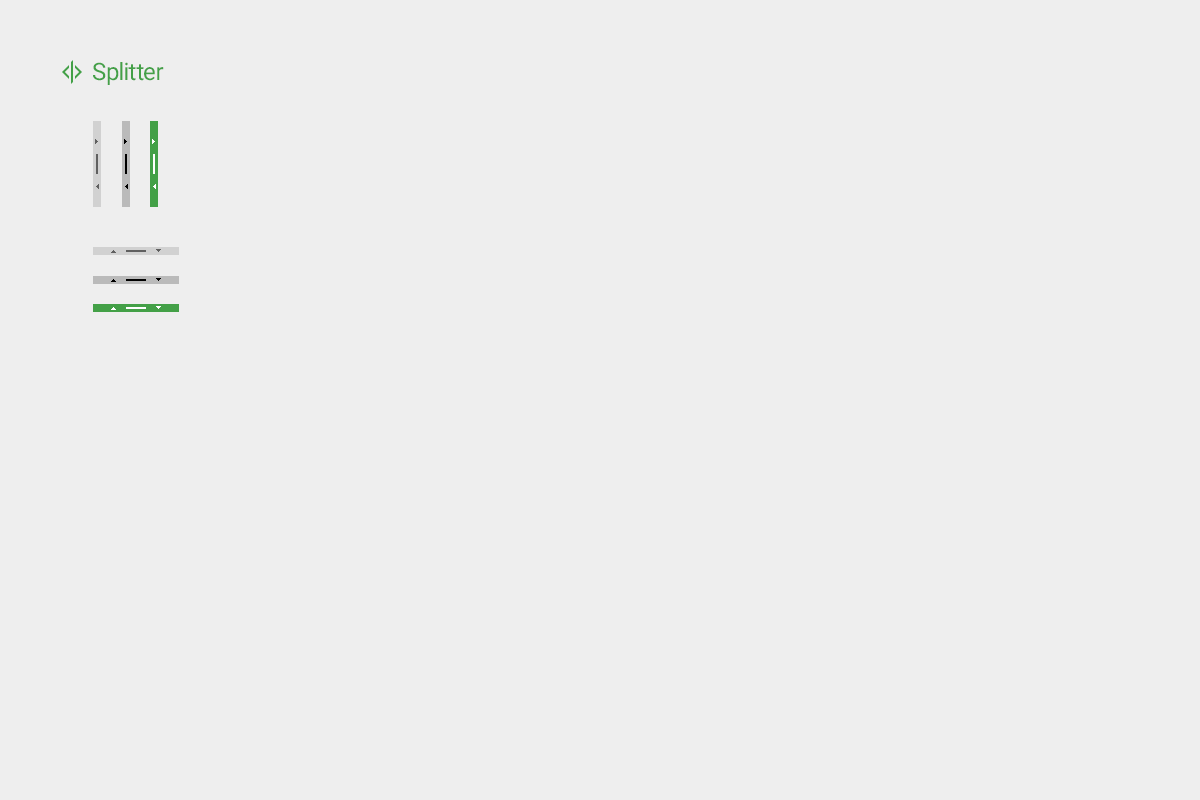
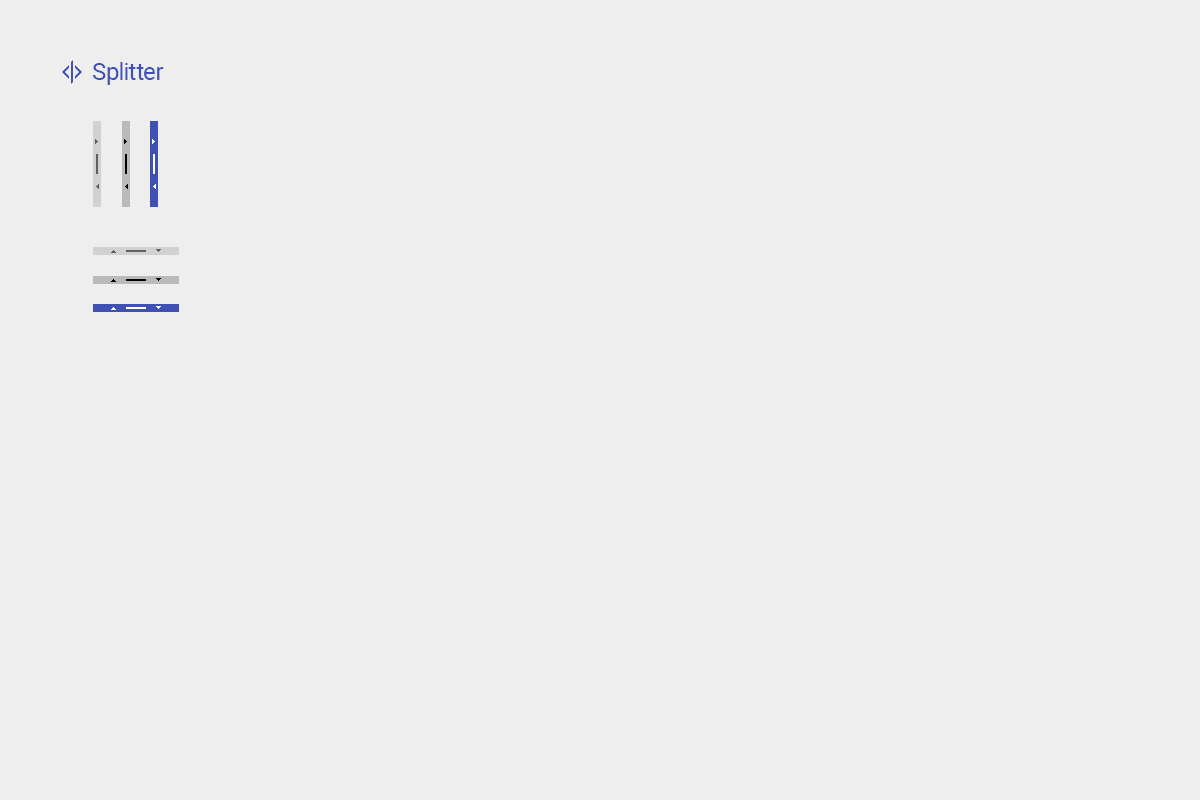
Layers edited between the first and the second 1200×800 image:
renamed "Splitter Title" to "Label", moved it out of group "Splitter" over [left=62, top=60, right=164, bottom=85]
painted on "Splitter Icon", unmasked it over [left=62, top=60, right=82, bottom=84]
painted on "Splitter" (1st of 2, in "Label") over [left=92, top=62, right=164, bottom=85]
painted on "active" (2nd of 4, in "Splitter" › "Horizontal" › "active"), unmasked it over [left=93, top=304, right=179, bottom=312]
painted on "active" (4th of 4, in "Splitter" › "Vertical" › "active"), unmasked it over [left=150, top=121, right=158, bottom=207]
